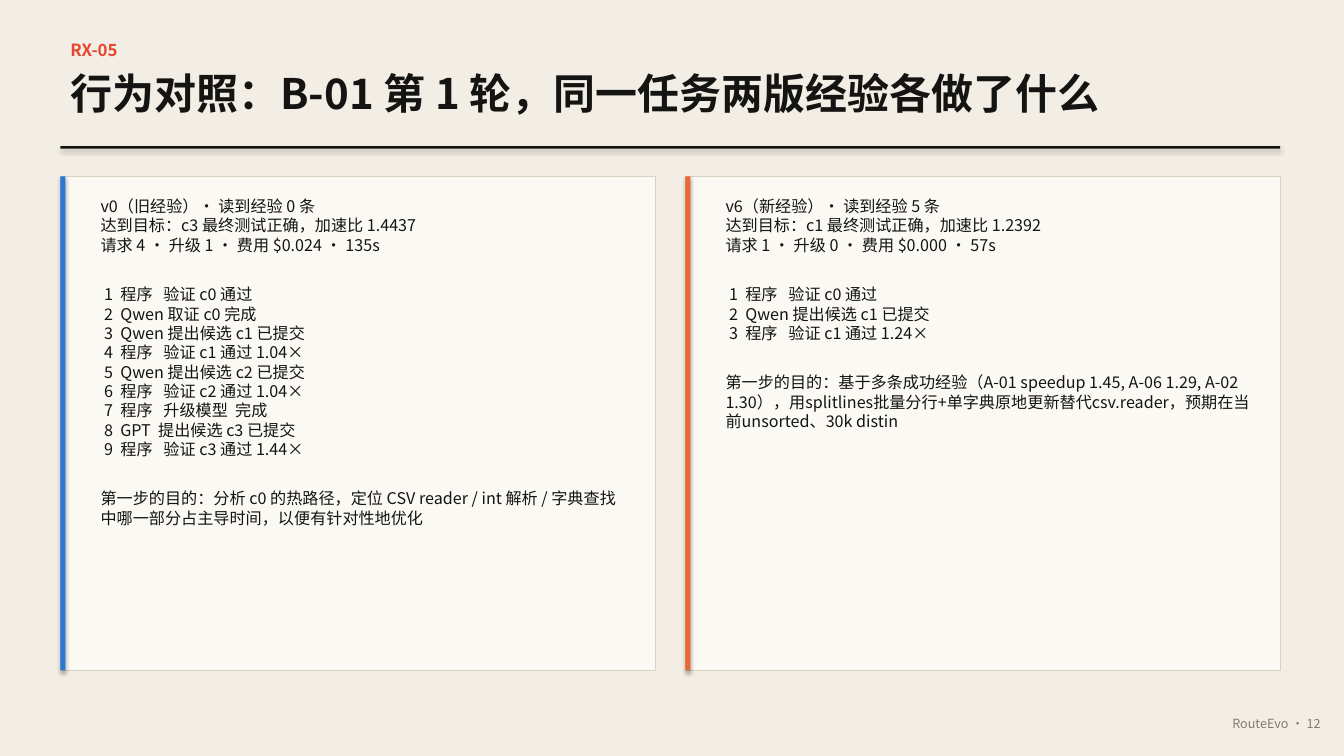
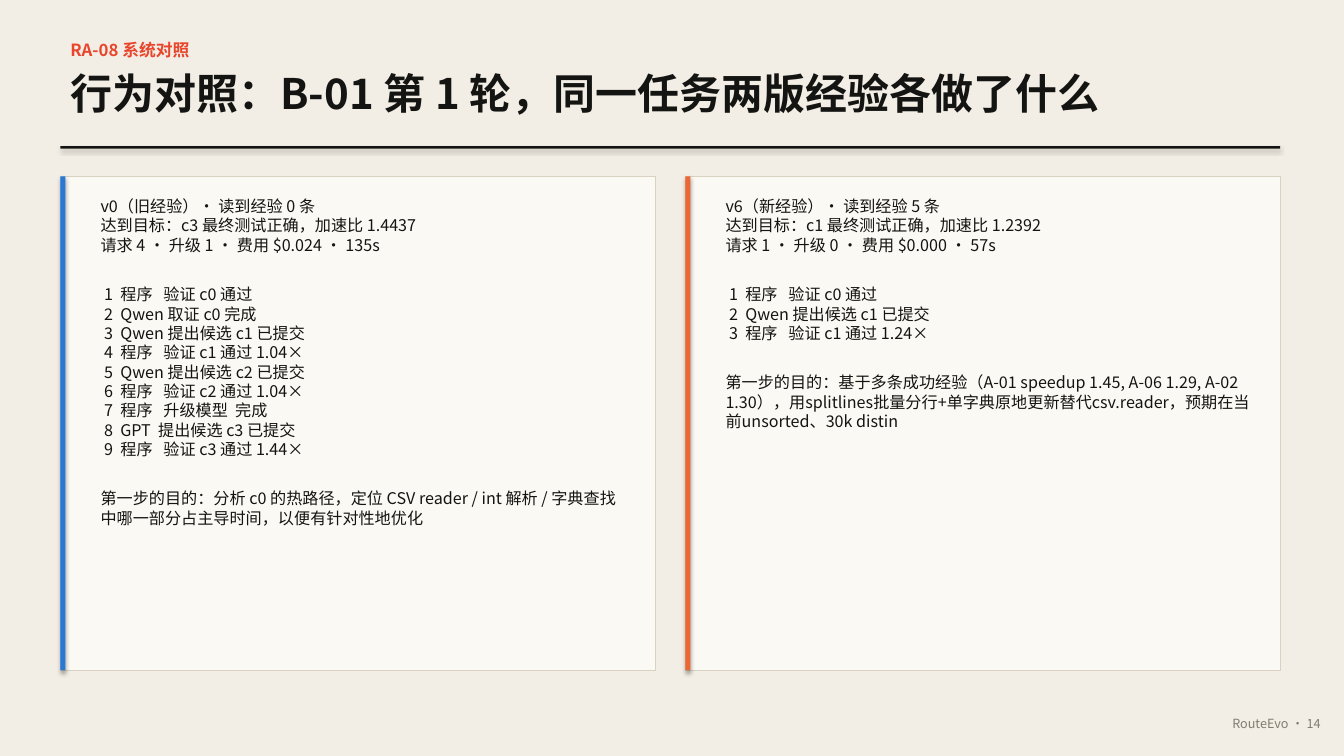
Before and after one commit to bohack-2026-hw/QuotaCrux, a slide deck: slide 14 of docs/RouteEvo.pptx (slide 12 before the commit). Drawn at 1344x756 pixels with LibreOffice and Linux fonts; fonts in the diff are those of the drawing. Boxes give left, top, right and bottom in pixels: in the first picture for what was removed or moved away, otherwise in the second. Text is boxed around its words. In the diff, an @@ line names an element or a change of style, - is before the commit and + after.

```diff
--- a/docs/RouteEvo.pptx
+++ b/docs/RouteEvo.pptx
@@ text at <box>70,42,189,58</box>: text changed @@
-RX-05
+RA-08 系统对照
@@ text at <box>1232,719,1321,728</box>: text changed @@
-RouteEvo · 12
+RouteEvo · 14
```
Also in this commit, not shown: 16 other slides changed, 3 slides added, 4 other files.
